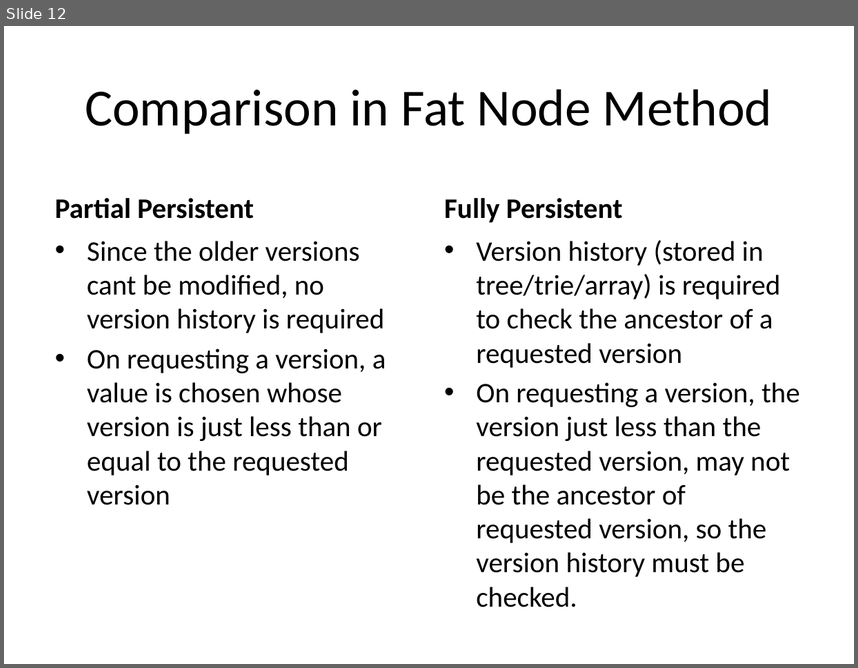
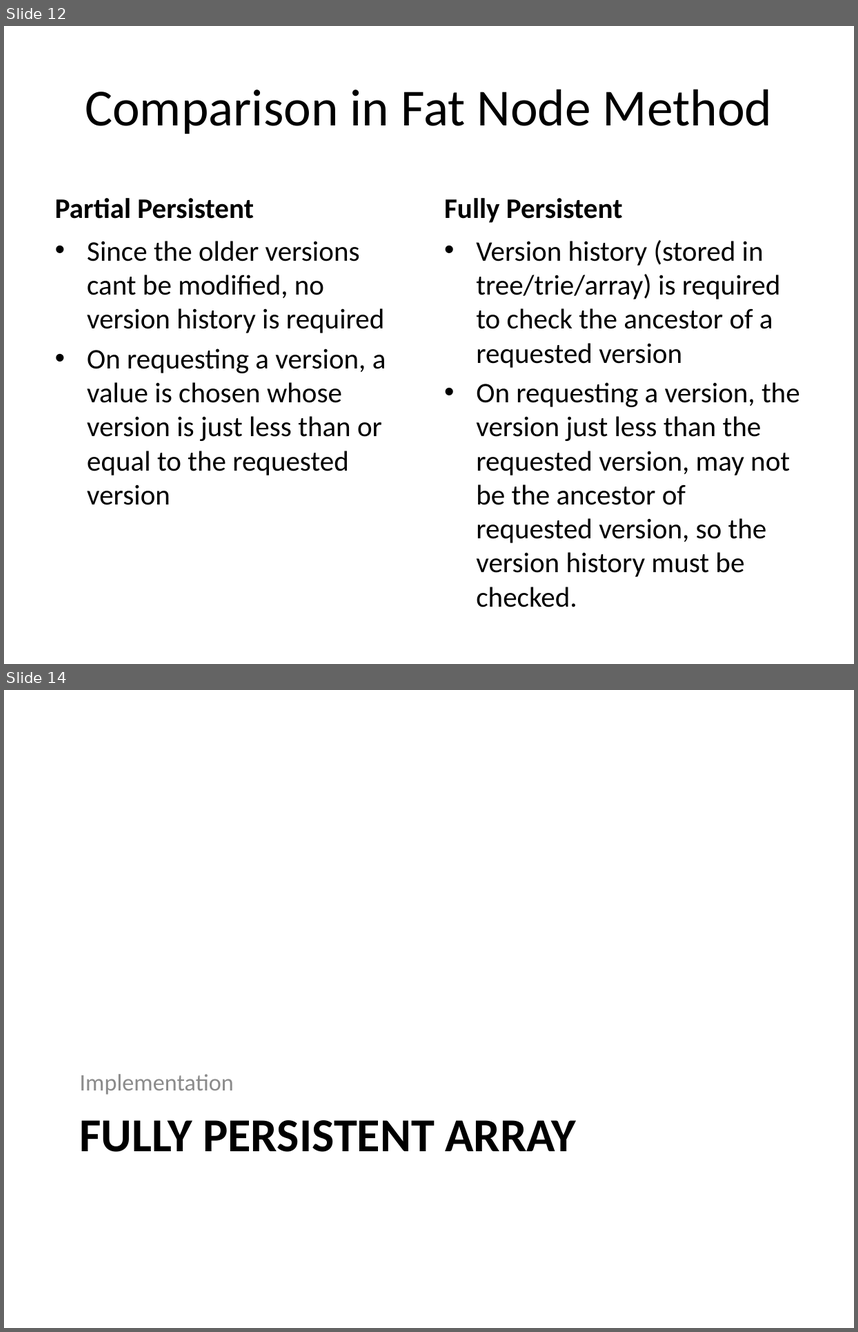
Before and after one commit to SirArthur7/PersistantDataStructure, a slide deck: Kanko/Persistent Array.pptx. Shown one above the other, each under a label of ours: slide 12 before the commit, slides 12 and 14 after it; the slides between them are not shown. The pictures are 858x668 and 858x1332 pixels, drawn with LibreOffice and Linux fonts; fonts in the diff are those of the drawing. Boxes give left, top, right and bottom in pixels: in the first picture for what was removed or moved away, otherwise in the second. Text is boxed around its words. In the diff, an @@ line names an element or a change of style, - is before the commit and + after.

```diff
--- a/Kanko/Persistent Array.pptx
+++ b/Kanko/Persistent Array.pptx
@@ slide 14 added at <box>4,690,854,1328</box>, background #FFFFFF @@
@@ text added at <box>80,1074,234,1094</box>, 20 pt, text #8C8C8C @@
+Implementation
@@ title added at <box>80,1120,577,1152</box>, 40 pt, text #000000, bold @@
+FULLY PERSISTENT ARRAY
```
Also in this commit, not shown: 6 slides changed, 5 other slides added.
